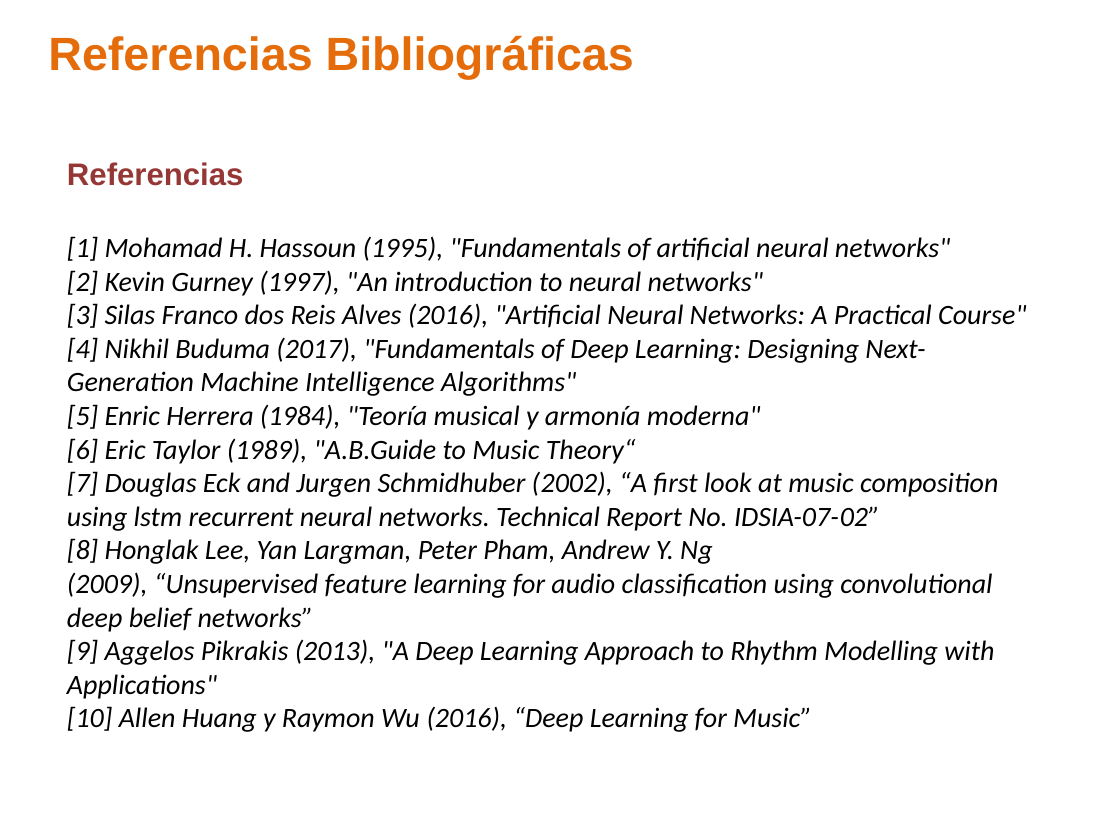
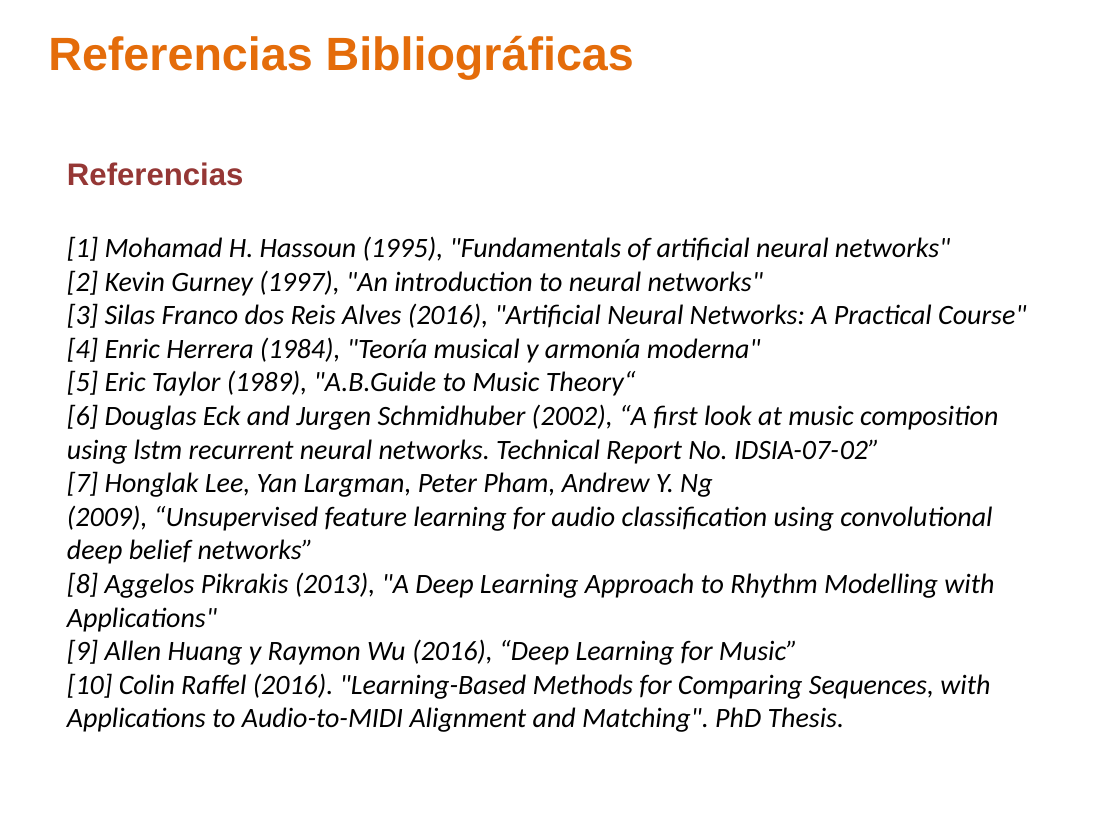
Before and after one commit to ealn/Tesis, a slide deck: slide 22 of Presentacion.pptx (slide 17 before the commit). Drawn at 1120x840 pixels with LibreOffice and Linux fonts; fonts in the diff are those of the drawing; background and template pictures are left out. Boxes give left, top, right and bottom in pixels: in the first picture for what was removed or moved away, otherwise in the second. Text is boxed around its words. In the diff, an @@ line names an element or a change of style, - is before the commit and + after.

```diff
--- a/Presentacion.pptx
+++ b/Presentacion.pptx
@@ text at (67,337,998,497): text changed @@
-[4] Nikhil Buduma (2017), "Fundamentals of Deep Learning: Designing Next-Generation Machine Intelligence Algorithms"
-[5] Enric Herrera (1984), "Teoría musical y armonía moderna"
-[6] Eric Taylor (1989), "A.B.Guide to Music Theory“
-[7] Douglas Eck and Jurgen Schmidhuber (2002), “A first look at music composition using lstm recurrent neural networks. Technical Report No. IDSIA-07-02”
-[8] Honglak Lee, Yan Largman, Peter Pham, Andrew Y. Ng
+[4] Enric Herrera (1984), "Teoría musical y armonía moderna"
+[5] Eric Taylor (1989), "A.B.Guide to Music Theory“
+[6] Douglas Eck and Jurgen Schmidhuber (2002), “A first look at music composition using lstm recurrent neural networks. Technical Report No. IDSIA-07-02”
+[7] Honglak Lee, Yan Largman, Peter Pham, Andrew Y. Ng
@@ text at (67,572,994,732): text changed @@
-[9] Aggelos Pikrakis (2013), "A Deep Learning Approach to Rhythm Modelling with Applications"
-[10] Allen Huang y Raymon Wu (2016), “Deep Learning for Music”
+[8] Aggelos Pikrakis (2013), "A Deep Learning Approach to Rhythm Modelling with Applications"
+[9] Allen Huang y Raymon Wu (2016), “Deep Learning for Music”
+[10] Colin Raffel (2016). "Learning-Based Methods for Comparing Sequences, with Applications to Audio-to-MIDI Alignment and Matching". PhD Thesis.
```
Also in this commit, not shown: 8 other slides changed, 9 slides added, 4 slides removed, 6 other files.
